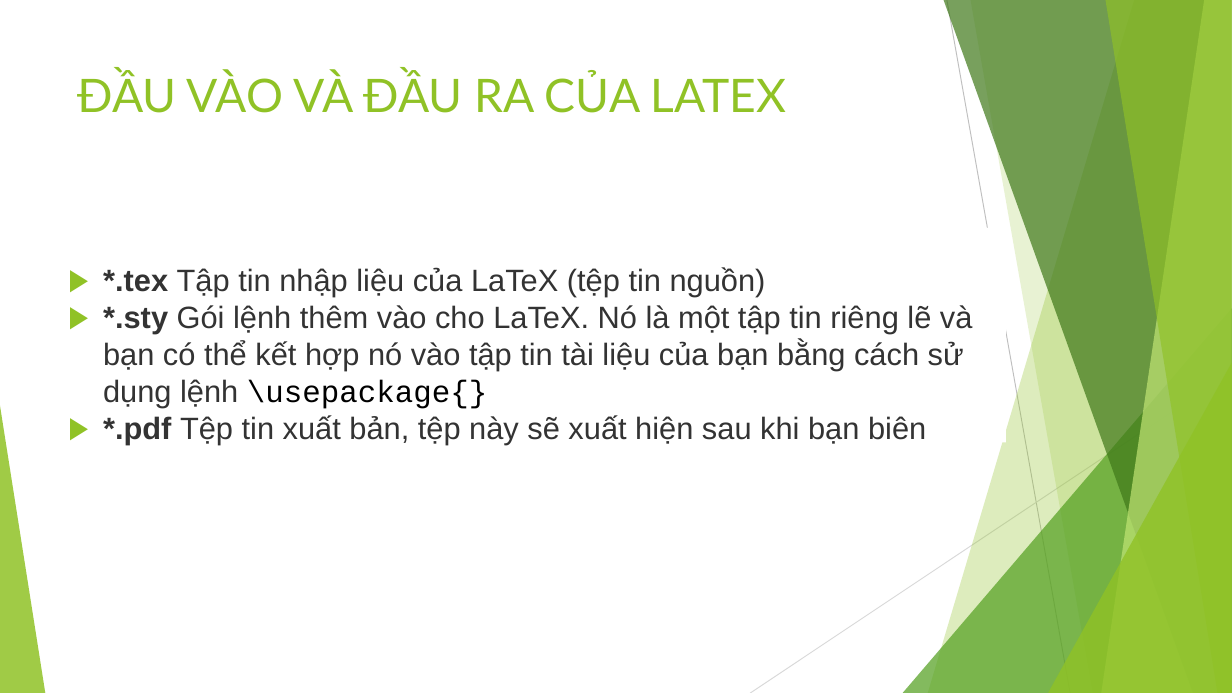
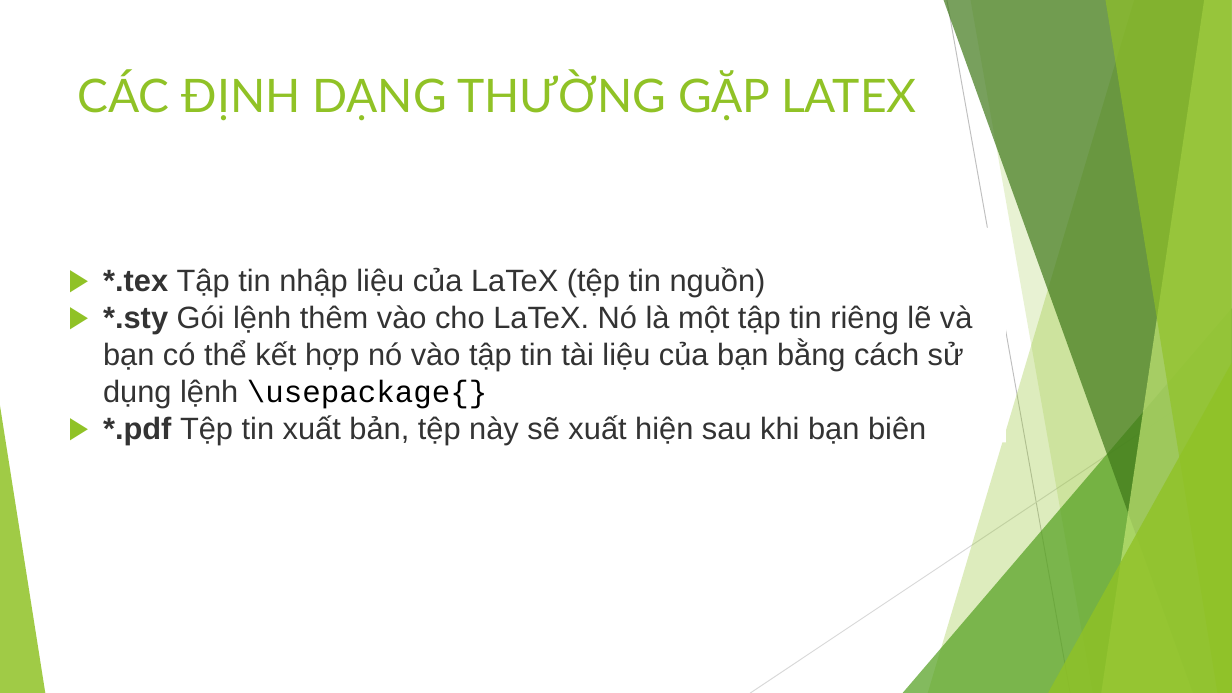
Before and after one commit to tientran0826/LaTeX, a slide deck: slide 14 of Bài 1/LATEX CƠ BẢN - Bài 1.pptx. Drawn at 1232x693 pixels with LibreOffice and Linux fonts; fonts in the diff are those of the drawing. Boxes give left, top, right and bottom in pixels: in the first picture for what was removed or moved away, otherwise in the second. Text is boxed around its words. In the diff, an @@ line names an element or a change of style, - is before the commit and + after.

```diff
--- a/Bài 1/LATEX CƠ BẢN - Bài 1.pptx
+++ b/Bài 1/LATEX CƠ BẢN - Bài 1.pptx
@@ title at bbox=[78, 72, 917, 121]: text changed @@
-ĐẦU VÀO VÀ ĐẦU RA CỦA LATEX
+CÁC ĐỊNH DẠNG THƯỜNG GẶP LATEX
```
Also in this commit, not shown: 2 other slides changed.
